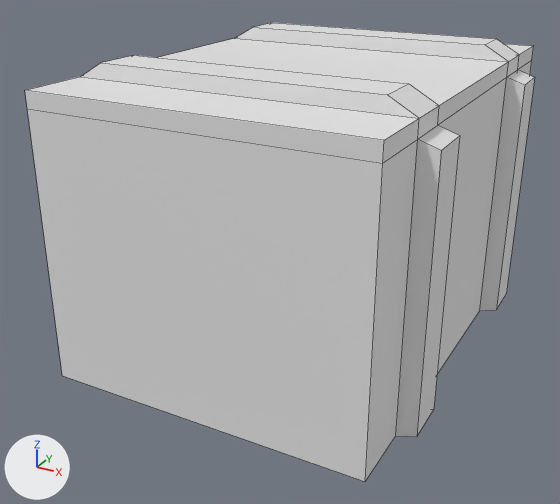
Renders of the FBX model Assets/Scenes/PROPS/Cube_132.fbx from each side of a commit.
One viewpoint serves both versions: a camera (50 mm lens) standing at (2.11, -4.29, 1.6) and looking at (-0.11, -0.24, -0.43). Lighting does not change. The marker at lower left points along +X, +Y and +Z. Mesh edges are drawn as thin lines. Where no turn or scale is listed for an object, it has been applied to the vertices.
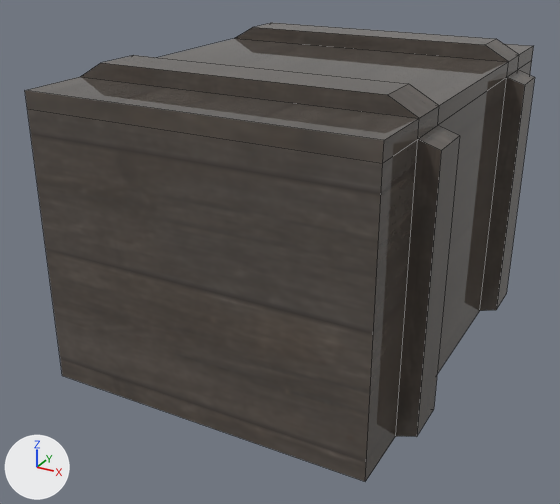
What differs and where, as boxes [x1, y1, x2, y2] in the pictures (560 x 504 px):
'Cube.132', recoloured
    both: [25, 23, 535, 481]

The change, as a diff of the scene's bpy script:
```diff
--- a/Assets/Scenes/PROPS/Cube_132.fbx.py
+++ b/Assets/Scenes/PROPS/Cube_132.fbx.py
@@ img_texturescom_wood_planksold8_2x2_512_albedo_tif @@
+img_texturescom_wood_planksold8_2x2_512_albedo_tif = load_image('TexturesCom_Wood_PlanksOld8_2x2_512_albedo.tif', '../material/TexturesCom_Wood_PlanksOld8_2x2_512_albedo.tif', 512, 512, 'sRGB')
@@ mat_material_002 @@
+mat_material_002 = principled_material('Material.002')
+mat_material_002.texture = img_texturescom_wood_planksold8_2x2_512_albedo_tif
+mat_material_002.roughness = 0.0
@@ me_cube_013 @@
 me_cube_013.from_pydata(...)  # 60 vertices, 58 faces; spans x -1.11..1.11, y -1.38..1.38, z -1.0..0.83
+me_cube_013.materials.append(mat_material_002)  # picture img_texturescom_wood_planksold8_2x2_512_albedo_tif
```
